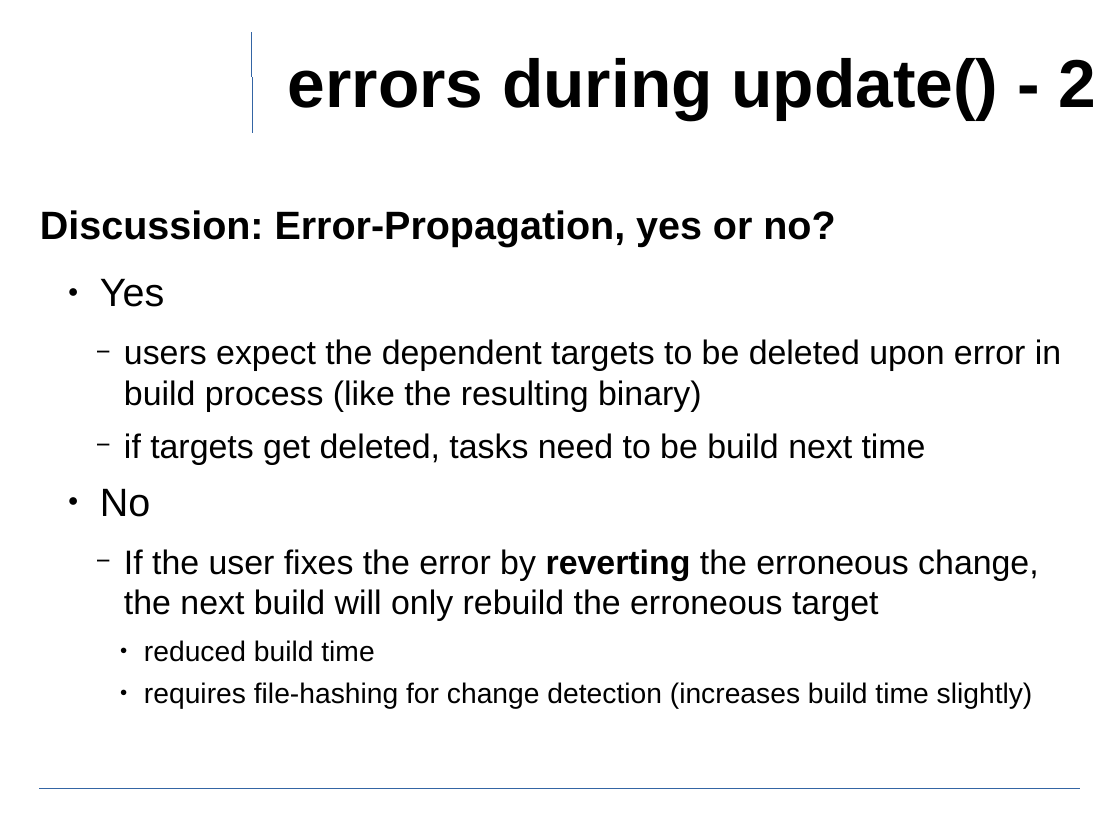
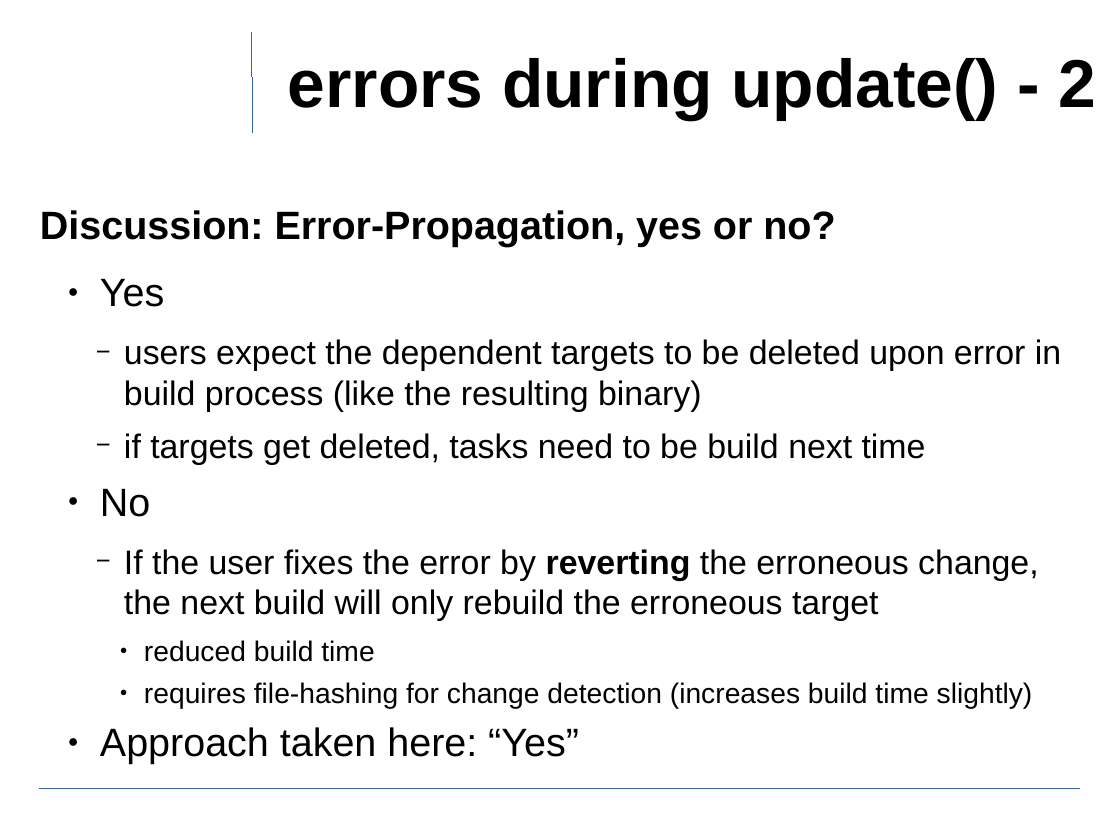
Before and after one commit to ewuenf/Makr, a slide deck: slide 18 of doc/concepts/Makr_Concepts.01.odp. Drawn at 1120x840 pixels with LibreOffice and Linux fonts; fonts in the diff are those of the drawing; background and template pictures are left out. Boxes give left, top, right and bottom in pixels: in the first picture for what was removed or moved away, otherwise in the second. Text is boxed around its words. In the diff, an @@ line names an element or a change of style, - is before the commit and + after.

```diff
--- a/doc/concepts/Makr_Concepts.01.odp
+++ b/doc/concepts/Makr_Concepts.01.odp
@@ text at (100,727,579,764): paragraph added @@
+  ● Approach taken here: “Yes”
```
Also in this commit, not shown: 6 other slides changed, 1 slide added.
